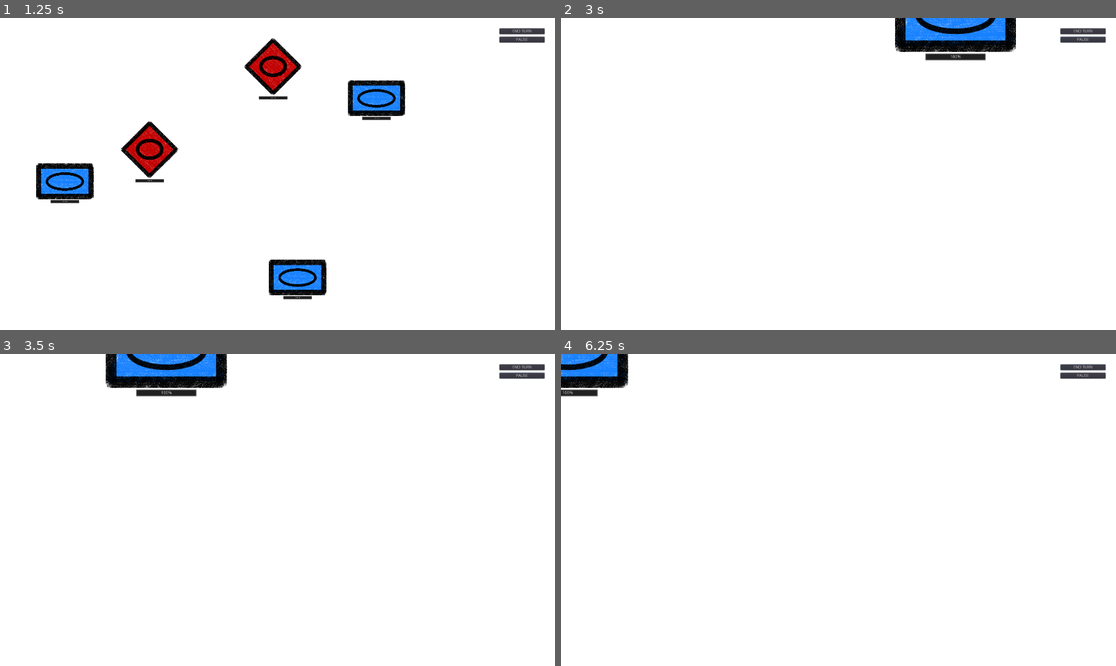
Above: before the commit, frames 1-4 (two rows, left to right).
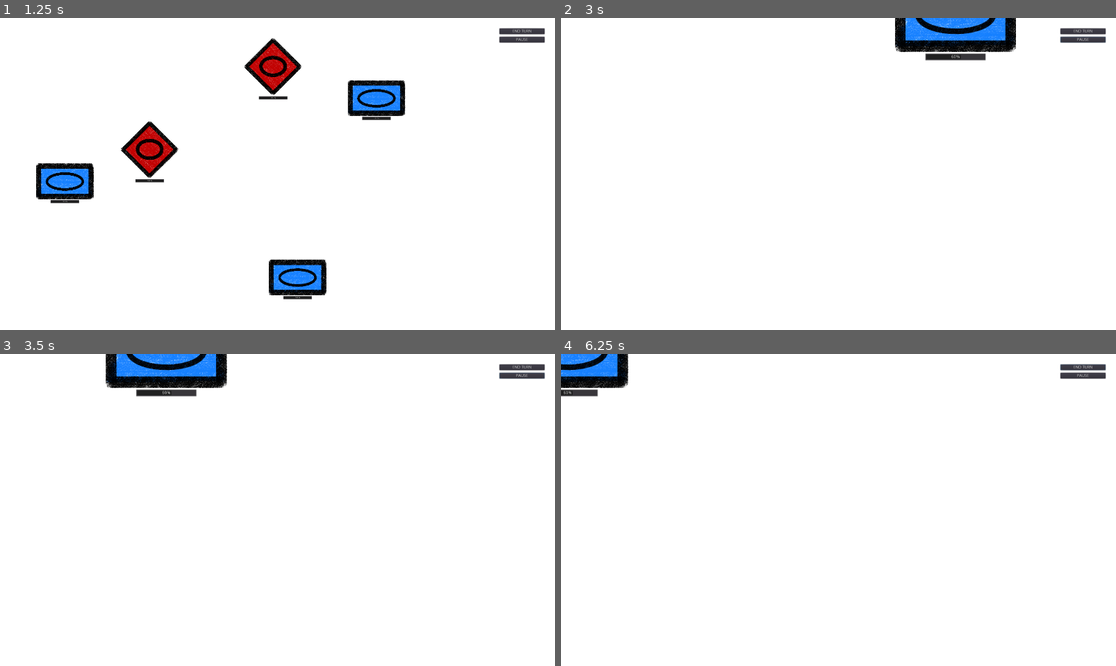
Above: after the commit, the same moments.

Repository: Inglo-Games/GodotWildJam22
Game: Godot game, scene res://src/menus/main_menu.tscn
The game is run twice, just before and just after one commit, with the same random seed, the same clock (stepped at 60 frames per second) and the same inputs.
Inputs (mouse positions are in pixels of both pictures, inside the frame that each line leads up to):
- Up to frame 1 (1.25 s): click "Campaign" at 0.5 s
- Up to frame 2 (3 s): click "END TURN" at 1.25 s; click "PAUSE" at 2 s; move the mouse to (960, 158) at 2.77 s; hold Right (ui_right) from 2.78 s (still down); hold Mouse wheel up (cam_zoom_in) from 2.78 s (still down); click (960, 158) at 2.92 s
- Up to frame 3 (3.5 s): keep holding Right (ui_right); keep holding Mouse wheel up (cam_zoom_in)
- Up to frame 4 (6.25 s): move the mouse to (727, 525) at 3.52 s; release Right (ui_right) at 3.53 s; release Mouse wheel up (cam_zoom_in) at 3.53 s; hold Down (ui_down) 3.53-4.28 s; tap Mouse wheel down (cam_zoom_out) at 3.6, 5.1 s; click (727, 525) at 3.67 s; move the mouse to (894, 441) at 4.27 s; hold Right (ui_right) 4.28-5.03 s; hold Mouse wheel up (cam_zoom_in) 4.28-5.03 s; click (894, 441) at 4.42 s; move the mouse to (810, 572) at 5.02 s; hold Up (ui_up) 5.03-5.78 s; click (810, 572) at 5.17 s; move the mouse to (1005, 556) at 5.77 s; hold Left (ui_left) from 5.78 s (still down); hold Mouse wheel up (cam_zoom_in) from 5.78 s (still down); click (1005, 556) at 5.92 s

Frame 1 is identical in both runs. In frame 2, less than 0.1% of the frame differs, in the area x 70-77%, y 11-14%; in frame 3, less than 0.1%, in the area x 29-36%, y 11-14%; in frame 4, less than 0.1%.

Commit message:
Fix unit moving code

Diff:
--- a/game_src/src/battle_map/battle_map.gd
+++ b/game_src/src/battle_map/battle_map.gd
@@ -14,21 +14,19 @@
 		unit.connect("unit_selected", self, "_on_unit_selected")
 	for unit in $enemy_units.get_children():
 		unit.connect("unit_selected", self, "_on_enemy_selected")
-
+	$bg.connect("gui_input", self, "map_input")
 
 # Get input on battle map
-func _gui_input(event):
+func map_input(event):
 
 	if event is InputEventMouseButton and event.button_index == BUTTON_LEFT:
-		print("Got click...")
 
 		# Handle unit movement
 		if player_turn and selected_unit != null:
-			print("Unit selected...")
 
-			var dist = event.global_position.distance_to(selected_unit.rect_global_position)
+			var dist = event.position.distance_to(selected_unit.rect_position)
 			if selected_unit.can_move and dist <= selected_unit.move_range:
-				selected_unit.rect_global_position = event.global_position
+				selected_unit.rect_position = event.position
 				selected_unit.unit_moved()
 				draw_range_markers()
 
@@ -91,8 +89,12 @@
 
 
 func exec_ai_turn():
+
+	# TODO: Implement enemy AI
 	for unit in $enemy_units.get_children():
-		# TODO: Implement enemy AI
-		pass
+		for target in $player_units.get_children():
+			if target.rect_global_position.distance_to(unit.rect_global_position) < unit.attack_range \
+						and unit.can_attack:
+				unit.attack_unit(target)
 
 	player_turn = true
